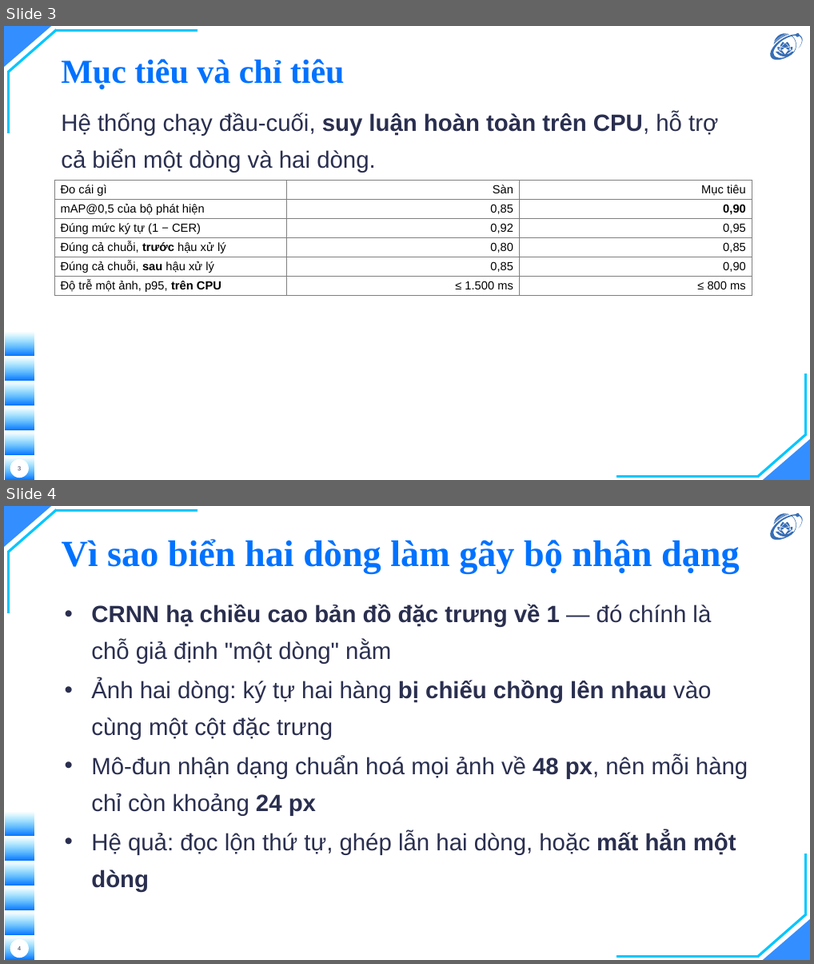
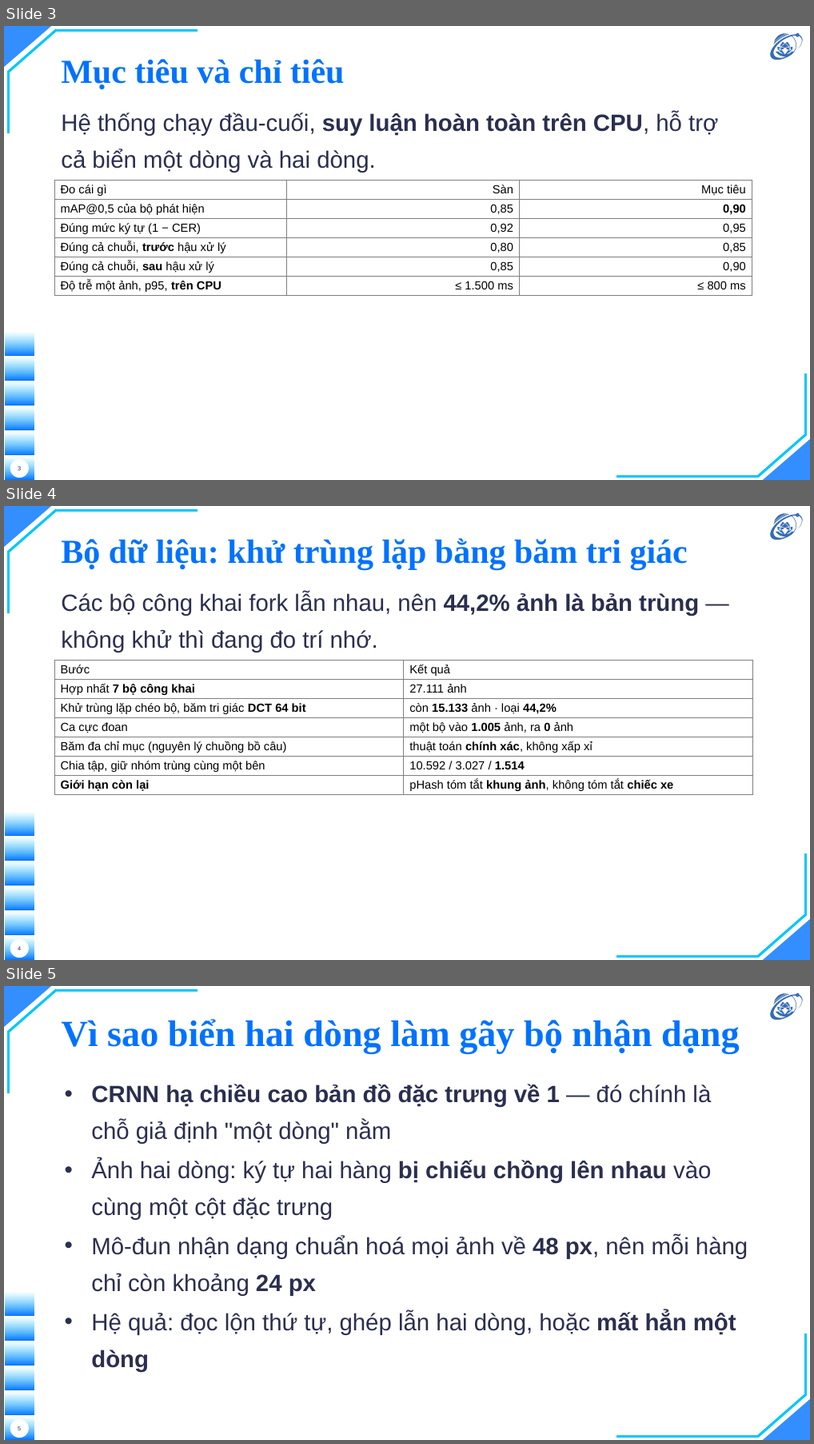
Before and after one commit to hieunguyen2604/alpr-do-an-mon-hoc, a slide deck: docs/slides/12-slides-mon-hoc.pptx. Shown one above the other, each under a label of ours: slides 3 and 4 before the commit, slides 3, 4 and 5 after it. The pictures are 814x964 and 814x1444 pixels, drawn with LibreOffice and Linux fonts; fonts in the diff are those of the drawing; background and template pictures are left out. Boxes give left, top, right and bottom in pixels: in the first picture for what was removed or moved away, otherwise in the second. Text is boxed around its words. In the diff, an @@ line names an element or a change of style, - is before the commit and + after.

```diff
--- a/docs/slides/12-slides-mon-hoc.pptx
+++ b/docs/slides/12-slides-mon-hoc.pptx
@@ slide 4 added at bbox=[4, 506, 810, 960], background picture (left out); not listed: 16 template elements that a slide beside it also shows @@
@@ title added at bbox=[61, 538, 688, 569], 40 pt, text #0072FF, bold @@
+Bộ dữ liệu: khử trùng lặp bằng băm tri giác
@@ text added at bbox=[61, 592, 699, 652], 28 pt, text #2A2F4F @@
+Các bộ công khai fork lẫn nhau, nên 44,2% ảnh là bản trùng — không khử thì đang đo trí nhớ.
@@ table added at bbox=[54, 660, 754, 914], 7 rows, 2 columns @@
+Bước | Kết quả
+Hợp nhất 7 bộ công khai | 27.111 ảnh
+Khử trùng lặp chéo bộ, băm tri giác DCT 64 bit | còn 15.133 ảnh · loại 44,2%
+Ca cực đoan | một bộ vào 1.005 ảnh, ra 0 ảnh
+Băm đa chỉ mục (nguyên lý chuồng bồ câu) | thuật toán chính xác, không xấp xỉ
+Chia tập, giữ nhóm trùng cùng một bên | 10.592 / 3.027 / 1.514
+Giới hạn còn lại | pHash tóm tắt khung ảnh, không tóm tắt chiếc xe
@@ page number added at bbox=[18, 946, 21, 950], 7 pt, text #2A2F4F @@
+4
@@ what was slide 4 is now slide 5 @@
```
Also in this commit, not shown: 1 slide changed, 3 other slides added, 6 other files.
